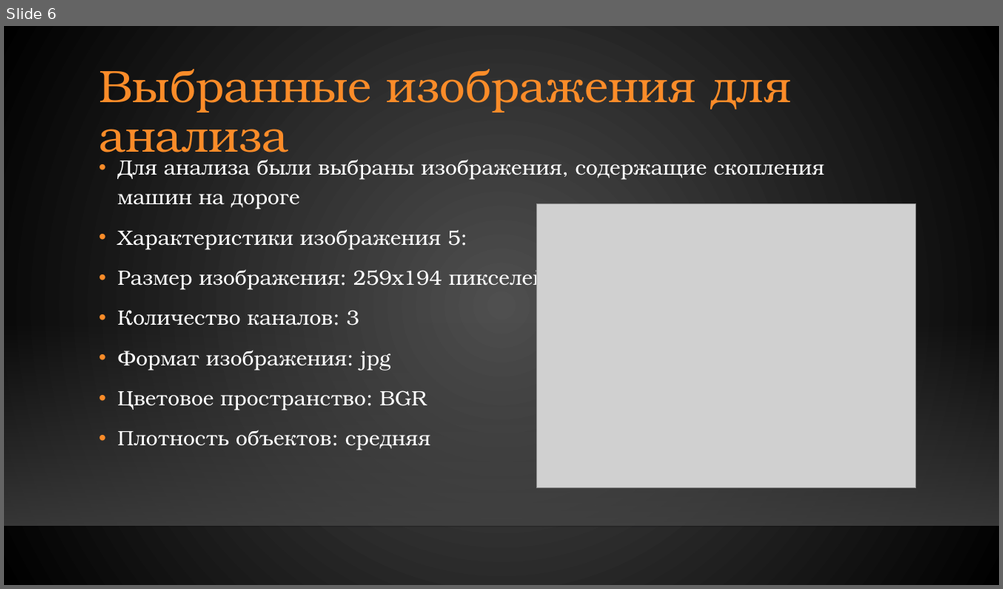
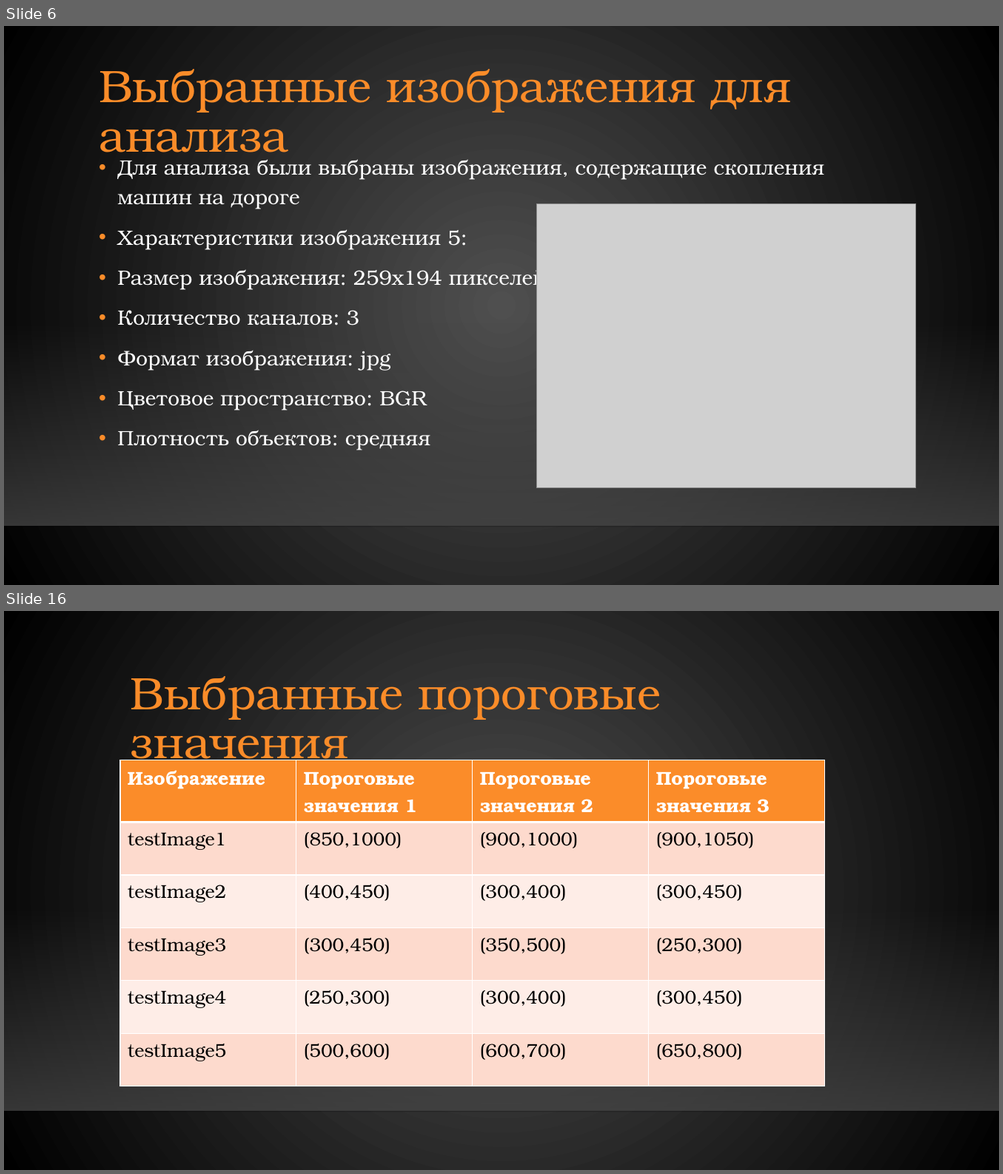
Before and after one commit to Murlocki/acom, a slide deck: iz2/Презентация.pptx. Shown one above the other, each under a label of ours: slide 6 before the commit, slides 6 and 16 after it; the slides between them are not shown. The pictures are 1003x589 and 1003x1174 pixels, drawn with LibreOffice and Linux fonts; fonts in the diff are those of the drawing; grey boxes stand for pictures; background and template pictures are left out. Boxes give left, top, right and bottom in pixels: in the first picture for what was removed or moved away, otherwise in the second. Text is boxed around its words. In the diff, an @@ line names an element or a change of style, - is before the commit and + after.

```diff
--- a/iz2/Презентация.pptx
+++ b/iz2/Презентация.pptx
@@ slide 16 added at [4, 611, 999, 1170], background gradient #505050 to #000000; not listed: 2 template elements that a slide beside it also shows @@
@@ title added at [131, 676, 660, 771], 44 pt, text #FB8C29 @@
+Выбранные пороговые значения
@@ table added at [120, 760, 825, 1077], 6 rows, 4 columns @@
+Изображение | Пороговые значения 1 | Пороговые значения 2 | Пороговые значения 3
+testImage1 | (850,1000) | (900,1000) | (900,1050)
+testImage2 | (400,450) | (300,400) | (300,450)
+testImage3 | (300,450) | (350,500) | (250,300)
+testImage4 | (250,300) | (300,400) | (300,450)
+testImage5 | (500,600) | (600,700) | (650,800)
```
Also in this commit, not shown: 4 slides changed, 30 other slides added, 5 other files.
